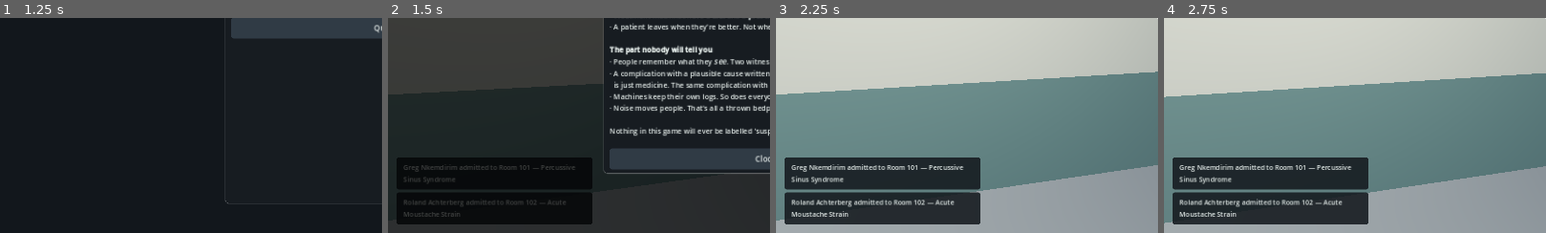
Above: before the commit, frames 1-4 (left to right).
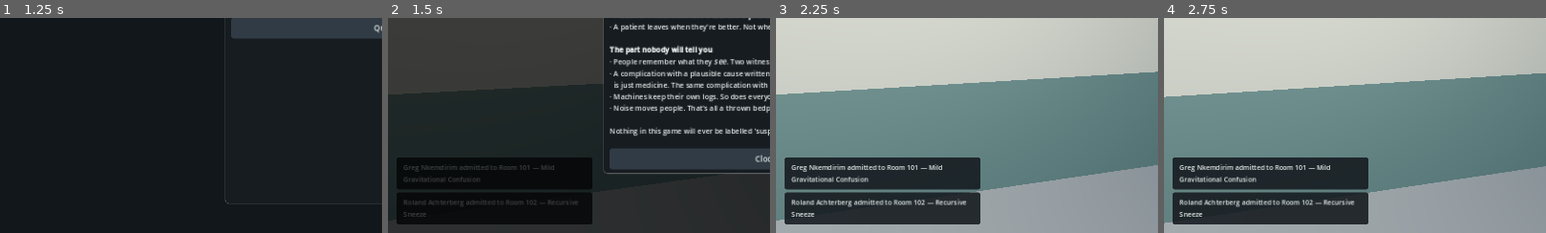
Above: after the commit, the same moments.

Repository: masonobegi/crypts-of-chaos
Game: Godot game, scene res://scenes/Boot.tscn
Same seed, same stepped clock (60 frames per second), same inputs: the game is played once before the commit and once after it.
Inputs (mouse positions are % of the whole screen's width and height, from its top left):
- Up to frame 1 (1.25 s): click (50, 37) at 0.52 s; type "12" at 0.6 s
- Up to frame 2 (1.5 s): click "New Career" at 1.25 s
- Up to frame 3 (2.25 s): click "Clock in" at 2 s
- Up to frame 4 (2.75 s): no input
The pictures show only the part of the screen within x 0-50%, y 50-100%; the shares and areas given below are measured in that part.

Frame 1 is identical in both runs. In frame 2, 0.2% of the frame differs, in the area x 4-50%, y 68-93%; in frame 3, 0.9%; in frame 4, 0.9%.

Commit message:
Content pass, and a test that dead content cannot hide behind
Eight new conditions (four ward, two psych, one emergency, one radiology), four
new treatments and six new complications: 34 conditions, 22 treatments, 20
complications. All of it is data in DB.gd and not one system changed to accept
any of it, which was the point of building it that way.

What did change is that the three places a complication can come FROM were
match statements, so an entry could sit in the catalogue forever with no path
to it and look exactly like content. They are now COMPLICATION_POOLS,
WRONG_TREATMENT_COMPLICATIONS and ENVIRONMENTAL_COMPLICATIONS, and a test adds
them up against DB.COMPLICATIONS in both directions — nothing in the catalogue
is unreachable, and nothing points at a complication that does not exist.

Filling that map out properly fixed a real dullness on the way past: every
wrong treatment that was not one of six special cases produced Ambient Dread.
A complication is supposed to be a clue you can follow backwards to what was
done, and two thirds of them said the same thing.

1008 assertions, 54 smoke, 13 live, 14 balance.

Co-Authored-By: Claude Opus 5 <noreply@anthropic.com>
Claude-Session: https://claude.ai/code/session_012v14cF2GepYx5imtAqBXn5

Diff:
--- a/scripts/autoload/DB.gd
+++ b/scripts/autoload/DB.gd
@@ -222,6 +222,71 @@
 		"dept": "ward", "tell": "Each breath appears to require sign-off.",
 		"color": Color(0.70, 0.72, 0.66),
 	},
+	# ---- second wave. Everything here is invented, and deliberately absurd.
+	"escalating_posture": {
+		"name": "Escalating Posture",
+		"desc": "Patient is becoming imperceptibly taller. Perceptibly.",
+		"base_days": 2.5, "rate": 0.5, "revenue": 1300,
+		"treats": ["reorientation_walk", "percussive_realign", "rest"],
+		"dept": "ward", "tell": "Keeps not quite fitting the bed.",
+		"color": Color(0.72, 0.84, 0.66),
+	},
+	"residual_monday": {
+		"name": "Residual Monday",
+		"desc": "It is not Monday. They are still in one.",
+		"base_days": 3.5, "rate": 0.35, "revenue": 1050,
+		"treats": ["rest", "colour_therapy", "sequential_apology"],
+		"dept": "ward", "tell": "Faint smell of a staff meeting.",
+		"color": Color(0.58, 0.60, 0.68),
+	},
+	"argumentative_reflex": {
+		"name": "Argumentative Reflex",
+		"desc": "The reflex does not respond. It replies.",
+		"base_days": 2.0, "rate": 0.6, "revenue": 1150,
+		"treats": ["opinion_realign", "sequential_apology", "rest"],
+		"dept": "ward", "tell": "Knee disagrees with the hammer.",
+		"color": Color(0.88, 0.55, 0.48),
+	},
+	"perforated_patience": {
+		"name": "Perforated Patience",
+		"desc": "Structurally sound. Emotionally draughty.",
+		"base_days": 4.0, "rate": 0.3, "revenue": 1600,
+		"treats": ["pressure_bath", "talk_therapy_lite", "steam_tent"],
+		"dept": "ward", "tell": "Sighs to a professional standard.",
+		"color": Color(0.66, 0.70, 0.78),
+	},
+	"chronic_certainty": {
+		"name": "Chronic Certainty",
+		"desc": "Has never said 'maybe' and is not about to start.",
+		"base_days": 5.0, "rate": 0.26, "revenue": 1700,
+		"treats": ["talk_therapy_lite", "opinion_realign", "sequential_apology"],
+		"dept": "psych", "tell": "Answers questions before they finish.",
+		"color": Color(0.80, 0.72, 0.42),
+	},
+	"ambient_grievance": {
+		"name": "Ambient Grievance",
+		"desc": "The grievance predates the admission by some years.",
+		"base_days": 4.5, "rate": 0.28, "revenue": 1550,
+		"treats": ["talk_therapy_lite", "colour_therapy", "weighted_blanket"],
+		"dept": "psych", "tell": "Brings it up. Whatever it is.",
+		"color": Color(0.62, 0.52, 0.62),
+	},
+	"acute_deflation": {
+		"name": "Acute Deflation",
+		"desc": "Visibly less than they were this morning.",
+		"base_days": 1.2, "rate": 0.9, "revenue": 3100,
+		"treats": ["steam_tent", "fluids", "pressure_bath"],
+		"dept": "emergency", "tell": "Slightly smaller each time you look.",
+		"color": Color(0.85, 0.66, 0.58),
+	},
+	"latent_geometry": {
+		"name": "Latent Geometry",
+		"desc": "The angles do not add up. They have been checked twice.",
+		"base_days": 3.0, "rate": 0.42, "revenue": 2100,
+		"treats": ["imaging", "static_discharge", "ultrasonic_dusting"],
+		"dept": "radiology", "tell": "Casts a shadow with one corner too many.",
+		"color": Color(0.55, 0.66, 0.80),
+	},
 }
 
 # =============================================================== TREATMENTS
@@ -321,6 +386,26 @@
 		"effect": 0.26, "wrong": 0.04, "tool": "", "time": 4.0,
 		"desc": "Listen. Nod. Bill generously.",
 	},
+	"static_discharge": {
+		"name": "Static Discharge", "verb": "discharged static",
+		"effect": 0.26, "wrong": -0.02, "tool": "duster", "time": 2.0,
+		"desc": "Earth the patient. Gently. With the approved duster.",
+	},
+	"sequential_apology": {
+		"name": "Sequential Apology", "verb": "worked through a sequential apology",
+		"effect": 0.2, "wrong": 0.0, "tool": "", "time": 3.0,
+		"desc": "Apologise, in order, for everything. It is on the pathway.",
+	},
+	"pressure_bath": {
+		"name": "Pressure Bath", "verb": "gave a pressure bath",
+		"effect": 0.28, "wrong": 0.01, "tool": "compress", "time": 2.4,
+		"desc": "Warm, firm, and over faster than anybody would like.",
+	},
+	"reorientation_walk": {
+		"name": "Reorientation Walk", "verb": "walked them round the ward",
+		"effect": 0.22, "wrong": 0.02, "tool": "", "time": 3.5,
+		"desc": "Twice round the corridor. Point out the windows.",
+	},
 }
 
 # =============================================================== COMPLICATIONS
@@ -409,6 +494,42 @@
 		"symptom": "Down has moved again.",
 		"color": Color(0.5, 0.85, 0.75),
 		"causes": ["underlying", "equipment_variance", "idiopathic"],
+	},
+	"sympathetic_draft": {
+		"name": "Sympathetic Draft", "days": 1.2, "rec": -0.06, "sev": 0.22,
+		"symptom": "Shivers in time with the window, which is shut.",
+		"color": Color(0.70, 0.84, 0.92),
+		"causes": ["facilities", "weather", "underlying", "idiopathic"],
+	},
+	"acquired_punctuality": {
+		"name": "Acquired Punctuality", "days": 1.0, "rec": -0.04, "sev": 0.18,
+		"symptom": "Announces the time. Correctly. Constantly.",
+		"color": Color(0.86, 0.86, 0.72),
+		"causes": ["idiopathic", "administrative", "underlying"],
+	},
+	"residual_hum": {
+		"name": "Residual Hum", "days": 1.6, "rec": -0.09, "sev": 0.4,
+		"symptom": "Hums at exactly the frequency of the corridor lights.",
+		"color": Color(0.62, 0.72, 0.66),
+		"causes": ["equipment_variance", "noise", "idiopathic"],
+	},
+	"misfiled_symptom": {
+		"name": "Misfiled Symptom", "days": 1.4, "rec": -0.07, "sev": 0.3,
+		"symptom": "Has somebody else's rash. Nobody else is missing one.",
+		"color": Color(0.88, 0.70, 0.66),
+		"causes": ["administrative", "physician_error", "idiopathic"],
+	},
+	"escalating_politeness": {
+		"name": "Escalating Politeness", "days": 2.0, "rec": -0.10, "sev": 0.45,
+		"symptom": "Thanks the ceiling. Twice.",
+		"color": Color(0.78, 0.66, 0.86),
+		"causes": ["medication_reaction", "underlying", "idiopathic"],
+	},
+	"delayed_reaction": {
+		"name": "Delayed Reaction", "days": 1.3, "rec": -0.06, "sev": 0.28,
+		"symptom": "Responds, accurately, to yesterday.",
+		"color": Color(0.70, 0.66, 0.58),
+		"causes": ["medication_reaction", "dietary", "idiopathic"],
 	},
 }
 
--- a/scripts/systems/patient_system.gd
+++ b/scripts/systems/patient_system.gd
@@ -5,6 +5,15 @@
 
 const MAX_BEDS := 5
 const WARD_KEYS := ["ward_101", "ward_102", "ward_103", "ward_104", "ward_105"]
+
+## What a badly kept room does to the person in it, by which way it is bad.
+## Named rather than inlined so a test can prove the catalogue has no dead
+## entries — a complication nothing produces is content that never happens.
+const ENVIRONMENTAL_COMPLICATIONS := {
+	"cold": "draft_exposure",
+	"dark": "nocturnal_confusion",
+	"filthy": "secondary_beige",
+}
 
 var patients: Dictionary = {}          ## id -> Patient
 var bodies: Dictionary = {}            ## id -> PatientNPC
@@ -328,11 +337,11 @@
 		return
 	if not RNG.chance("env_comp", p.discomfort * days * 0.7):
 		return
-	var comp_id := "draft_exposure"
+	var comp_id: String = ENVIRONMENTAL_COMPLICATIONS["cold"]
 	if not r.lights_on:
-		comp_id = "nocturnal_confusion"
+		comp_id = ENVIRONMENTAL_COMPLICATIONS["dark"]
 	elif r.cleanliness < 0.4:
-		comp_id = "secondary_beige"
+		comp_id = ENVIRONMENTAL_COMPLICATIONS["filthy"]
 	add_complication(p, comp_id, "facilities")
 	p.discomfort = 0.0
 
--- a/scripts/systems/treatment_system.gd
+++ b/scripts/systems/treatment_system.gd
@@ -70,14 +70,38 @@
 		AudioMgr.play_at_var("beep", from_pos, -12.0)
 	return {"effect": effect, "correct": correct, "substituted": substituted, "complication": comp_id}
 
+## What the wrong treatment produces. Thematically tied to the treatment rather
+## than random, because the whole point of a complication is that it is a clue:
+## a patient who came out of a percussive realignment ringing is a sentence
+## anybody can follow backwards. Data rather than a match statement so a test
+## can read it and prove nothing in the catalogue is unreachable.
+const WRONG_TREATMENT_COMPLICATIONS := {
+	"percussive_realign": "post_percussive_ringing",
+	"chalkinol": "rebound_hiccups",
+	"placebex": "rebound_hiccups",
+	"fluids": "rebound_hiccups",
+	"torque_wrench": "ferrous_aura",
+	"weighted_blanket": "gravitational_relapse",
+	"warm_compress": "reactive_shivers",
+	"steam_tent": "reactive_shivers",
+	"static_discharge": "residual_hum",
+	"sequential_apology": "escalating_politeness",
+	"pressure_bath": "sympathetic_draft",
+	"reorientation_walk": "delayed_reaction",
+	"opinion_realign": "borrowed_symptoms",
+	"talk_therapy_lite": "acquired_punctuality",
+	"colour_therapy": "secondary_beige",
+	"ultrasonic_dusting": "spectral_itch",
+	"counter_yawn": "misfiled_symptom",
+	"humour_rebalance": "chart_fatigue",
+	"vibe_stabilize": "reverse_appetite",
+	"dread_extraction": "clerical_nausea",
+	"rest": "chart_fatigue",
+	"imaging": "spectral_itch",
+}
+
 func _complication_for_treatment(tid: String) -> String:
-	match tid:
-		"percussive_realign": return "post_percussive_ringing"
-		"chalkinol", "placebex", "fluids": return "rebound_hiccups"
-		"torque_wrench": return "ferrous_aura"
-		"weighted_blanket": return "gravitational_relapse"
-		"warm_compress", "steam_tent": return "reactive_shivers"
-	return "ambient_dread"
+	return String(WRONG_TREATMENT_COMPLICATIONS.get(tid, "ambient_dread"))
 
 ## How visible was that? A correct treatment is invisible. An obviously wrong
 ## one (hitting the wrong thing with a mallet) is very visible. A substitution
--- a/scripts/world/machine.gd
+++ b/scripts/world/machine.gd
@@ -190,13 +190,23 @@
 	running = false
 	return result
 
+## What each machine goes wrong AS. Data rather than a match statement so a test
+## can read it: a complication no source can produce is dead content, and it
+## would never show up as anything except a thing that never happened.
+const COMPLICATION_POOLS := {
+	"": ["ambient_dread", "rebound_hiccups", "ferrous_aura",
+		"post_percussive_ringing", "reactive_shivers", "gravitational_relapse"],
+	"machine_humour": ["rebound_hiccups", "ambient_dread", "chart_fatigue",
+		"escalating_politeness"],
+	"machine_vibe": ["gravitational_relapse", "reactive_shivers", "secondary_beige",
+		"residual_hum"],
+	"machine_dread": ["ambient_dread", "nocturnal_confusion", "ferrous_aura",
+		"delayed_reaction"],
+	"machine_imaging": ["residual_hum", "sympathetic_draft", "spectral_itch"],
+}
+
 func _complication_for() -> String:
-	var pool: Array = ["ambient_dread", "rebound_hiccups", "ferrous_aura",
-		"post_percussive_ringing", "reactive_shivers", "gravitational_relapse"]
-	match machine_id:
-		"machine_humour": pool = ["rebound_hiccups", "ambient_dread", "chart_fatigue"]
-		"machine_vibe": pool = ["gravitational_relapse", "reactive_shivers", "secondary_beige"]
-		"machine_dread": pool = ["ambient_dread", "nocturnal_confusion", "ferrous_aura"]
+	var pool: Array = COMPLICATION_POOLS.get(machine_id, COMPLICATION_POOLS[""])
 	return String(RNG.pick("machine_comp_pick", pool))
 
 # ------------------------------------------------------------------ the log
--- a/tests/test_core.gd
+++ b/tests/test_core.gd
@@ -397,3 +397,28 @@
 			continue
 		t.ok(DB.TREATMENTS.has(eff),
 			"substance '%s' maps to a real treatment ('%s')" % [id, eff])
+
+## A complication nothing can produce is not content, it is a dictionary entry.
+## Every source that can create one is data rather than a match statement
+## specifically so this test can add them up.
+func test_no_complication_is_unreachable() -> void:
+	var reachable := {}
+	for k in TreatmentMachine.COMPLICATION_POOLS:
+		for id in TreatmentMachine.COMPLICATION_POOLS[k]:
+			reachable[String(id)] = true
+	for k in TreatmentSystem.WRONG_TREATMENT_COMPLICATIONS:
+		reachable[String(TreatmentSystem.WRONG_TREATMENT_COMPLICATIONS[k])] = true
+	for k in PatientSystem.ENVIRONMENTAL_COMPLICATIONS:
+		reachable[String(PatientSystem.ENVIRONMENTAL_COMPLICATIONS[k])] = true
+	for k in Items.SUBSTANCES:
+		var c := Items.substance_complication(String(k))
+		if c != "":
+			reachable[c] = true
+
+	for cid in DB.COMPLICATIONS:
+		t.ok(reachable.has(String(cid)),
+			"something in the game can actually cause %s" % cid)
+	# And nothing points at a complication that does not exist.
+	for cid in reachable:
+		t.ok(DB.COMPLICATIONS.has(String(cid)),
+			"%s is referenced as a complication and is one" % cid)
Not shown, changed: PROGRESS_LOG.md
